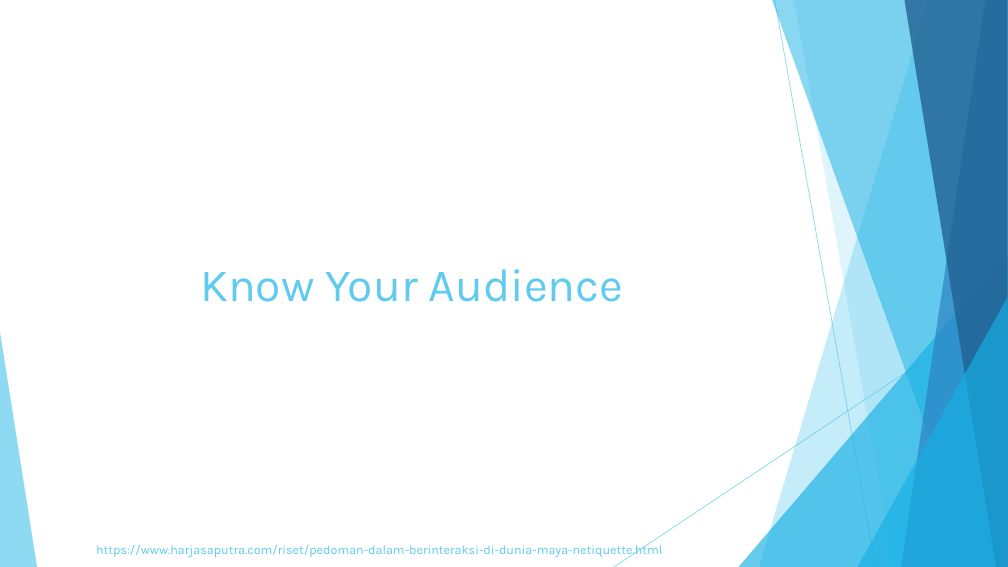
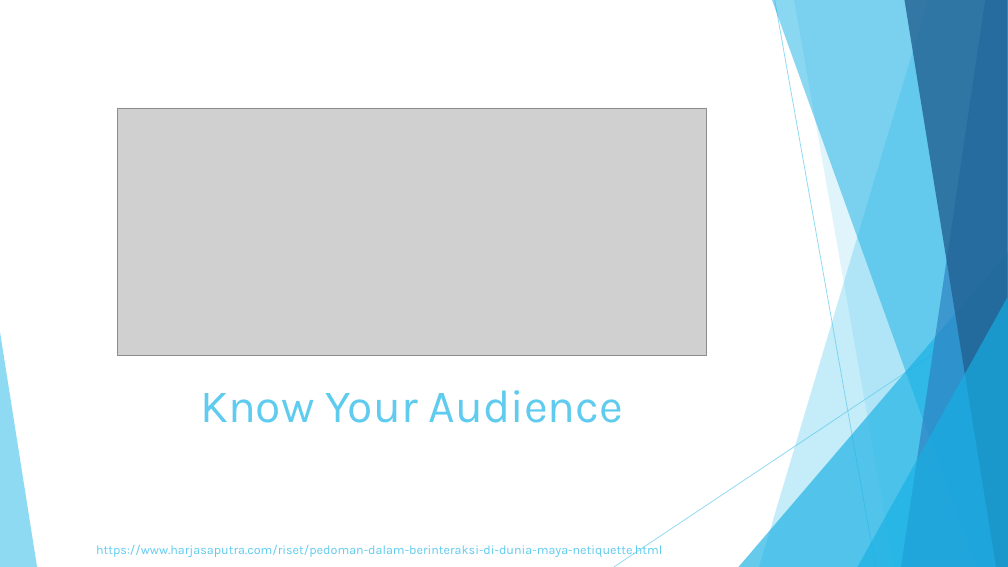
Before and after one commit to itsproinc/Global-Game-Jam, a slide deck: slide 6 of PengIF/Six Tickets to Netiquette.pptx. Drawn at 1008x567 pixels with LibreOffice and Linux fonts; fonts in the diff are those of the drawing; grey boxes stand for pictures. Boxes give left, top, right and bottom in pixels: in the first picture for what was removed or moved away, otherwise in the second. Text is boxed around its words. In the diff, an @@ line names an element or a change of style, - is before the commit and + after.

```diff
--- a/PengIF/Six Tickets to Netiquette.pptx
+++ b/PengIF/Six Tickets to Netiquette.pptx
@@ picture added at [118,108,707,356] @@
@@ title "Know Your Audience": place and size @@
-title "Know Your Audience" at [200,269,624,302]
+title "Know Your Audience" at [200,390,624,423]
```
Also in this commit, not shown: 6 other slides changed, 2 slides added, 1 other file.
